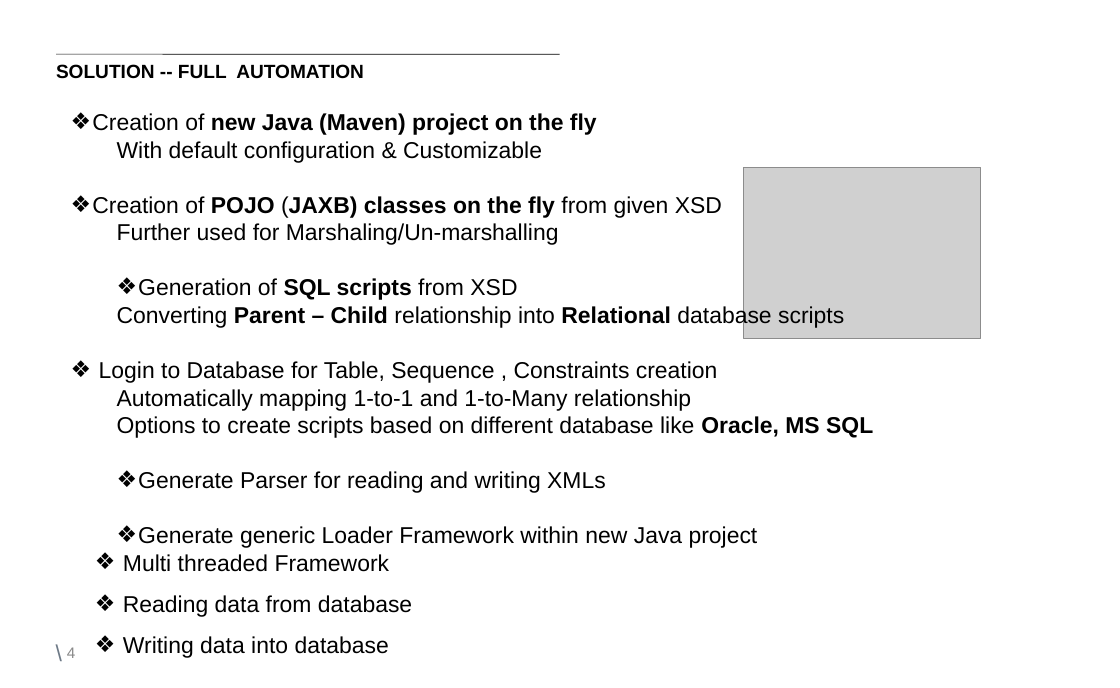
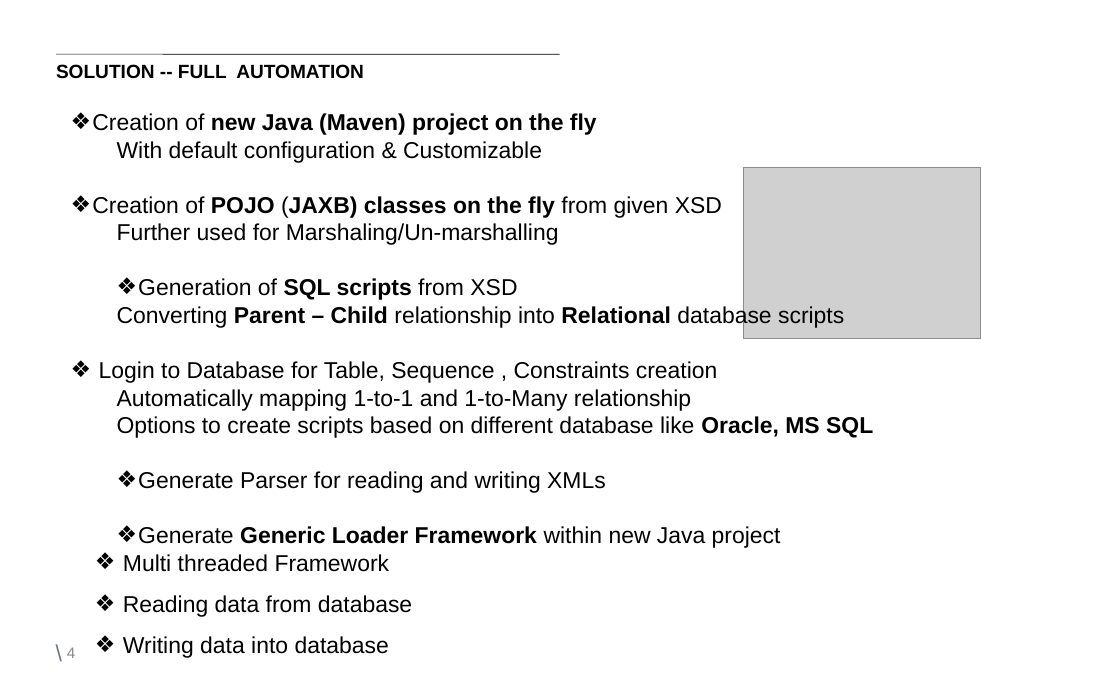
Before and after one commit to nitinsingh008/XML-Analytics, a slide deck: slide 4 of Document/XAP/Markit Technovation-XAP Phase1- 1.0v.ppt. Drawn at 1120x688 pixels with LibreOffice and Linux fonts; fonts in the diff are those of the drawing; grey boxes stand for pictures; background and template pictures are left out. Boxes give left, top, right and bottom in pixels: in the first picture for what was removed or moved away, otherwise in the second. Text is boxed around its words. In the diff, an @@ line names an element or a change of style, - is before the commit and + after.

```diff
--- a/Document/XAP/Markit Technovation-XAP Phase1- 1.0v.ppt
+++ b/Document/XAP/Markit Technovation-XAP Phase1- 1.0v.ppt
@@ text at [138, 526, 781, 548]: text changed @@
-❖ Generate generic Loader Framework within new Java project
+❖ Generate Generic Loader Framework within new Java project
```
